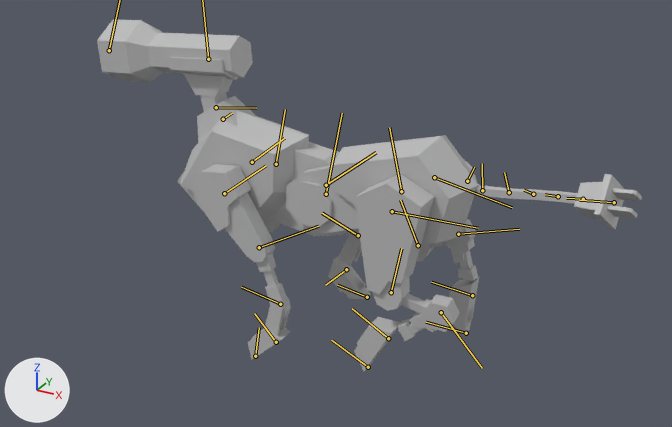
A saved change to the FBX model Assets/Models/dorg.fbx.
Camera for both pictures: a 50 mm camera at (0.0585, -0.0999, 0.0681) aimed at (0.0031, 0.0009, 0.0177). The lights are fixed; the arrows at lower left show +X, +Y and +Z. Both versions are drawn at frame 672 of the action 'Take 001'; the numbers are the values there. The bones that bend it are drawn over the model as lines.

In view in the first picture: 'dog'.
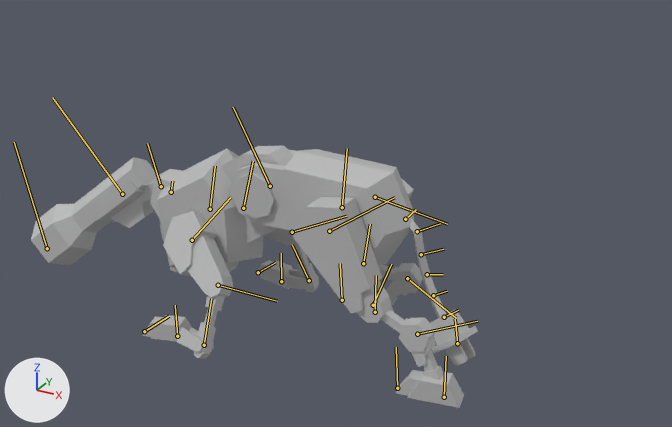
What differs and where, as boxes (x1, y1, x2, y2) in the pictures (672 x 427 px):
'dog', posed (18% narrower, 25% shorter): before (97, 19, 642, 371); after (31, 146, 478, 408)
bone 'joint41', root to tip: before (401, 191) to (389, 127); after (342, 207) to (347, 148)
bone 'joint42', root to tip: before (326, 194) to (342, 113); after (270, 186) to (233, 107)
bone 'joint45', root to tip: before (216, 107) to (256, 108); after (161, 186) to (147, 143)
bone 'joint48', root to tip: before (224, 193) to (266, 165); after (192, 240) to (230, 197)
bone 'joint49', root to tip: before (259, 247) to (318, 226); after (218, 285) to (277, 301)
bone 'joint50', root to tip: before (280, 304) to (241, 287); after (204, 345) to (211, 298)
bone 'joint51', root to tip: before (276, 342) to (254, 313); after (177, 336) to (175, 305)
bone 'joint63', root to tip: before (276, 164) to (285, 109); after (243, 208) to (253, 161)
bone 'joint64', root to tip: before (326, 185) to (376, 152); after (292, 232) to (346, 216)
bone 'joint65', root to tip: before (358, 235) to (322, 213); after (309, 280) to (292, 244)
bone 'joint66', root to tip: before (346, 269) to (325, 285); after (281, 281) to (281, 253)
bone 'joint53', root to tip: before (392, 211) to (478, 228); after (329, 231) to (394, 197)
bone 'joint54', root to tip: before (391, 292) to (401, 248); after (373, 305) to (391, 264)
bone 'joint55', root to tip: before (441, 312) to (482, 368); after (417, 334) to (477, 321)
bone 'joint56', root to tip: before (388, 338) to (352, 308); after (444, 397) to (446, 356)
bone 'joint58', root to tip: before (434, 177) to (512, 207); after (375, 197) to (447, 224)
bone 'joint59', root to tip: before (418, 245) to (400, 200); after (363, 263) to (370, 224)
bone 'joint60', root to tip: before (458, 234) to (519, 229); after (407, 278) to (456, 318)
bone 'joint61', root to tip: before (472, 295) to (431, 282); after (375, 312) to (376, 275)
bone 'joint69', root to tip: before (482, 190) to (482, 163); after (417, 231) to (440, 223)
bone 'joint70', root to tip: before (509, 192) to (504, 172); after (421, 254) to (443, 249)
bone 'joint71', root to tip: before (533, 194) to (524, 190); after (427, 274) to (443, 274)
bone 'joint72', root to tip: before (558, 196) to (545, 194); after (433, 295) to (447, 291)

What the commit changed:
Bone 'joint41' (bone_joint41) moves from (0.44, 0.01, 0.0) to (1.32, -0.33, 0.0).
Bone 'joint41' (bone_joint41) turns from (0, 0, -9) to (0, 0, 9) degrees about its own x, y and z.
Bone 'joint42' (bone_joint42) turns from (0, 0, 7) to (0, 0, -50) degrees about its own x, y and z.
Bone 'joint45' (bone_joint45) turns from (0, 0, 23) to (0, 13, -36) degrees about its own x, y and z.
Bone 'joint46' (bone_joint46) turns from (0, 0, 0) to (0, 0, 64) degrees about its own x, y and z.
Bone 'joint48' (bone_joint48) turns from (0, 0, 29) to (-21, -25, 12) degrees about its own x, y and z.
Bone 'joint49' (bone_joint49) turns from (0, 7, -8) to (0, 35, -41) degrees about its own x, y and z.
Bone 'joint50' (bone_joint50) turns from (0, 0, 13) to (0, 1, 67) degrees about its own x, y and z.
Bone 'joint51' (bone_joint51) turns from (-1, 0, -36) to (-30, 34, -79) degrees about its own x, y and z.
Bone 'joint63' (bone_joint63) turns from (-1, -1, 70) to (3, 4, 24) degrees about its own x, y and z.
Bone 'joint64' (bone_joint64) turns from (1, 20, -27) to (1, 32, -43) degrees about its own x, y and z.
Bone 'joint65' (bone_joint65) turns from (0, -1, 42) to (0, -1, 66) degrees about its own x, y and z.
Bone 'joint66' (bone_joint66) turns from (-6, -4, -137) to (10, -2, -54) degrees about its own x, y and z.
Bone 'joint53' (bone_joint53) turns from (0, -1, -29) to (0, -1, 23) degrees about its own x, y and z.
Bone 'joint54' (bone_joint54) turns from (3, 4, 48) to (-1, -2, 5) degrees about its own x, y and z.
Bone 'joint55' (bone_joint55) turns from (0, -2, -91) to (0, 0, -3) degrees about its own x, y and z.
Bone 'joint56' (bone_joint56) turns from (5, -1, -124) to (-2, 13, 16) degrees about its own x, y and z.
Bone 'joint58' (bone_joint58) turns from (-2, 3, -42) to (0, 1, -22) degrees about its own x, y and z.
Bone 'joint59' (bone_joint59) turns from (-11, 0, 101) to (2, 7, 61) degrees about its own x, y and z.
Bone 'joint60' (bone_joint60) turns from (0, 2, -62) to (0, 3, -78) degrees about its own x, y and z.
Bone 'joint61' (bone_joint61) turns from (-4, -2, -78) to (7, -14, -49) degrees about its own x, y and z.
Bone 'joint69' (bone_joint69) turns from (1, -47, 82) to (-3, -10, 13) degrees about its own x, y and z.
Bone 'joint70' (bone_joint70) turns from (0, 1, -5) to (0, 0, -1) degrees about its own x, y and z.
Bone 'joint71' (bone_joint71) turns from (0, 5, -7) to (0, 1, -1) degrees about its own x, y and z.
Bone 'joint72' (bone_joint72) turns from (0, 1, -12) to (0, 0, -3) degrees about its own x, y and z.
